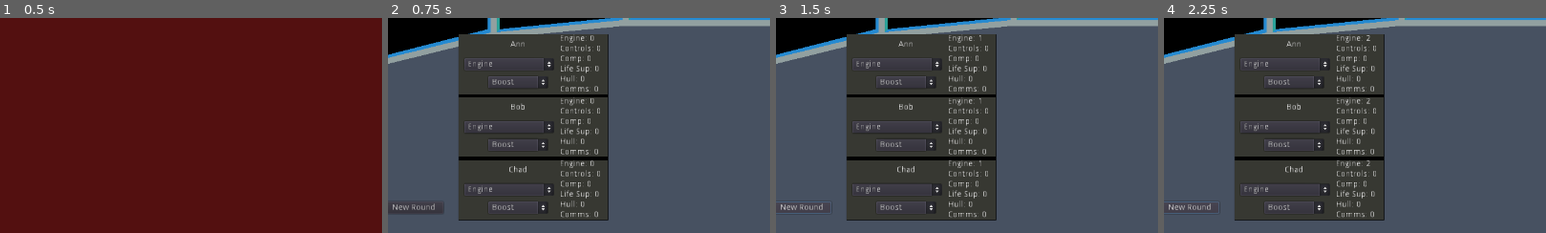
Above: before the commit, frames 1-4 (left to right).
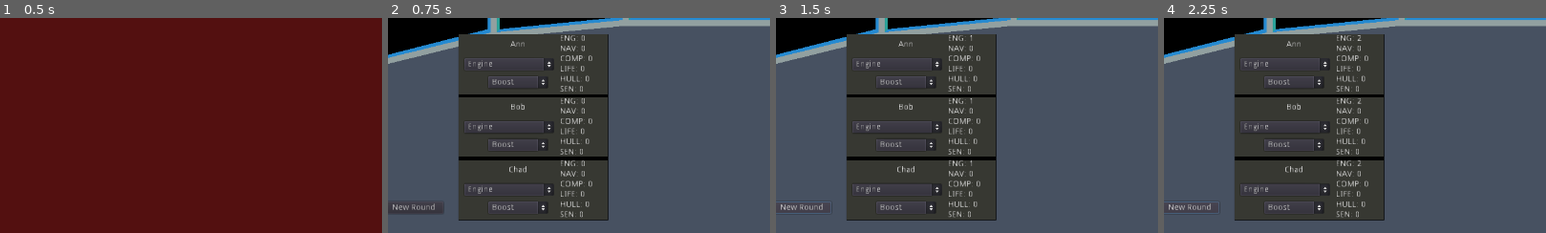
Above: after the commit, the same moments.

Repository: cparlette/alwaystellmetheodds
Game: Godot game, scene res://MainMenu.tscn
Same seed, same stepped clock (60 frames per second), same inputs: the game is played once before the commit and once after it.
Inputs:
- Up to frame 1 (0.5 s): no input
- Up to frame 2 (0.75 s): click "New Game" at 0.5 s
- Up to frame 3 (1.5 s): click "New Round" at 1.25 s
- Up to frame 4 (2.25 s): click "New Round" at 2 s
The pictures show only the part of the screen within x 2-52%, y 48-98%; the shares and areas given below are measured in that part.

Frame 1 is identical in both runs. In frame 2, 2.1% of the frame differs, in the area x 45-56%, y 7-93%; in frame 3, 2.1%; in frame 4, 2.1%.

Commit message:
Update crew level display

Diff:
--- a/Crew.gd
+++ b/Crew.gd
@@ -48,12 +48,12 @@
 	updateCrewUI()
 
 func updateCrewUI():
-	var newCrewUItext = "Engine: " + str(level[0]) + "\n"
-	newCrewUItext += "Controls: " + str(level[1]) + "\n"
-	newCrewUItext += "Comp: " + str(level[2]) + "\n"
-	newCrewUItext += "Life Sup: " + str(level[3]) + "\n"
-	newCrewUItext += "Hull: " + str(level[4]) + "\n"
-	newCrewUItext += "Comms: " + str(level[5]) + "\n"
+	var newCrewUItext = "ENG: " + str(level[0]) + "\n"
+	newCrewUItext += "NAV: " + str(level[1]) + "\n"
+	newCrewUItext += "COMP: " + str(level[2]) + "\n"
+	newCrewUItext += "LIFE: " + str(level[3]) + "\n"
+	newCrewUItext += "HULL: " + str(level[4]) + "\n"
+	newCrewUItext += "SEN: " + str(level[5]) + "\n"
 	$XPLevel.text = newCrewUItext
 
 func getLevel(moduleID):
--- a/Crew.tscn
+++ b/Crew.tscn
@@ -51,11 +51,11 @@
 margin_left = 170.0
 margin_right = 240.0
 margin_bottom = 100.0
-text = "Engine: 0
-Controls: 0
-Comp: 0
-Life Sup: 0
-Hull: 0
-Comms: 0"
+text = "ENG: 0
+NAV: 0
+COMP: 0
+LIFE: 0
+HULL: 0
+SEN: 0"
 [connection signal="item_selected" from="ModuleOption" to="." method="_on_ModuleOption_item_selected"]
 [connection signal="item_selected" from="TaskOption" to="." method="_on_TaskOption_item_selected"]
